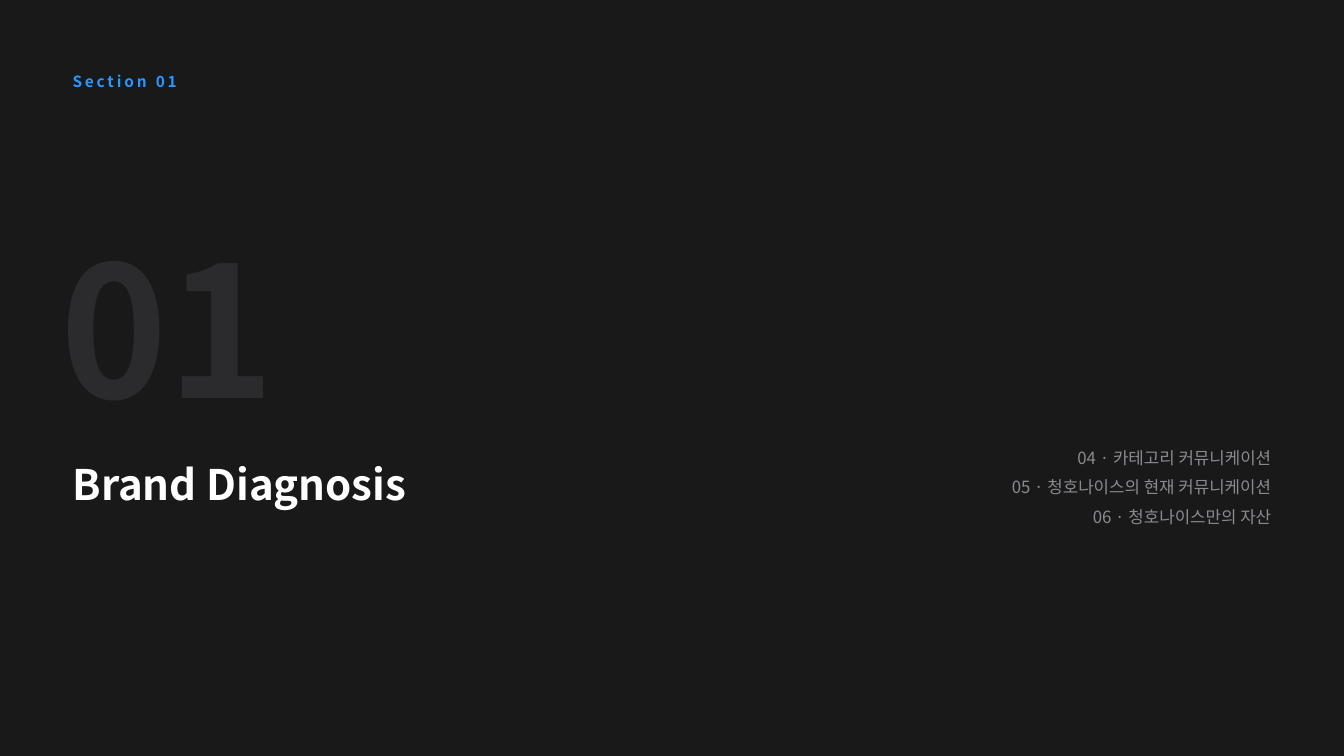
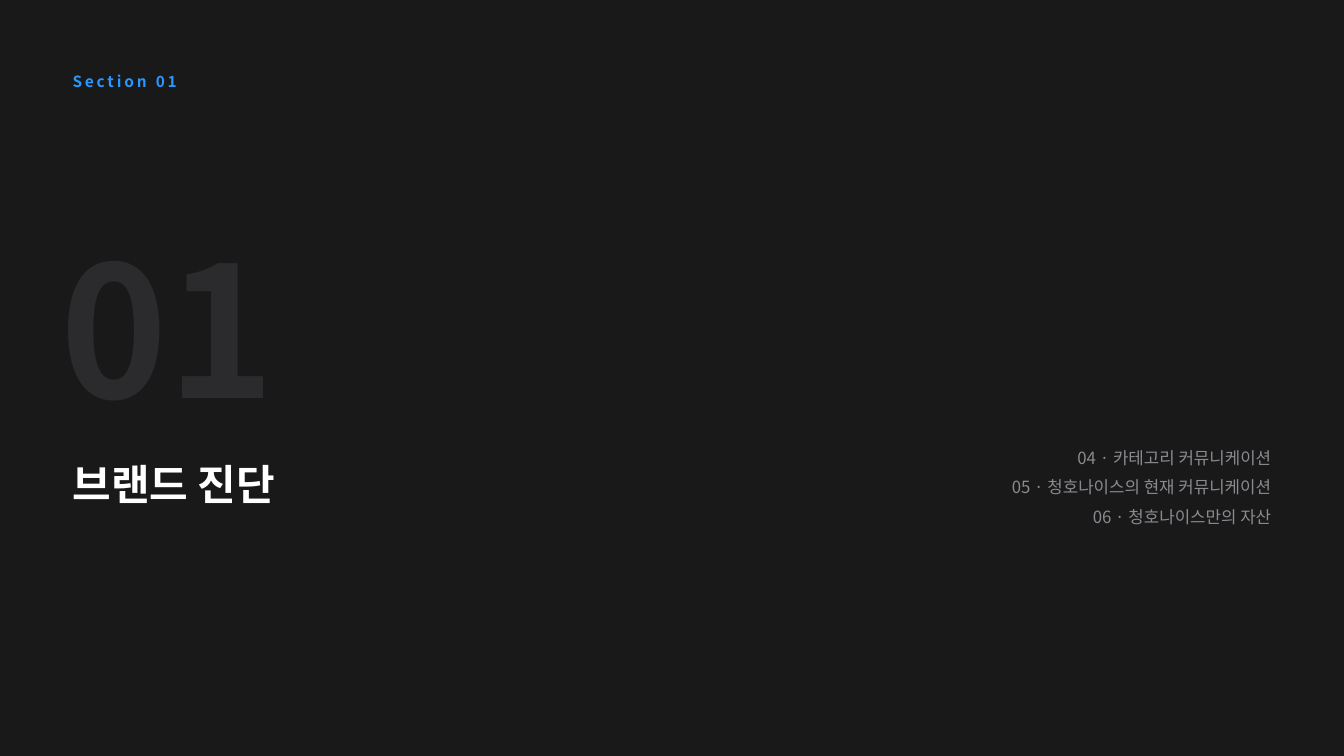
Before and after one commit to PhrenO0/CHAI-AI, a slide deck: slide 4 of 청호나이스-브랜드전략-제안.pptx. Drawn at 1344x756 pixels with LibreOffice and Linux fonts; fonts in the diff are those of the drawing. Boxes give left, top, right and bottom in pixels: in the first picture for what was removed or moved away, otherwise in the second. Text is boxed around its words. In the diff, an @@ line names an element or a change of style, - is before the commit and + after.

```diff
--- a/청호나이스-브랜드전략-제안.pptx
+++ b/청호나이스-브랜드전략-제안.pptx
@@ text at box(73, 464, 275, 503): text changed @@
-Brand Diagnosis
+브랜드 진단
```
Also in this commit, not shown: 21 other slides changed, 1 slide added, 1 other file.
